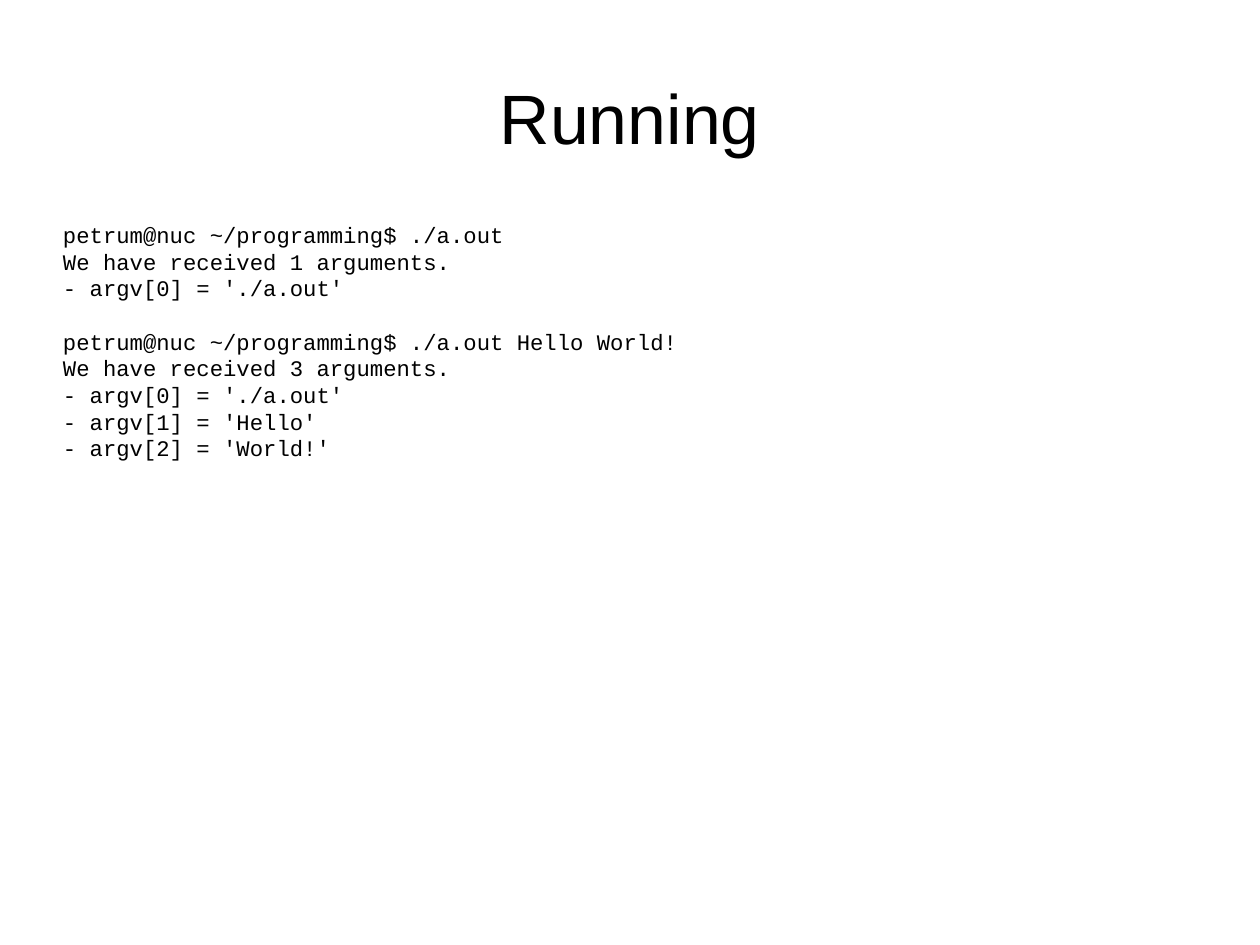
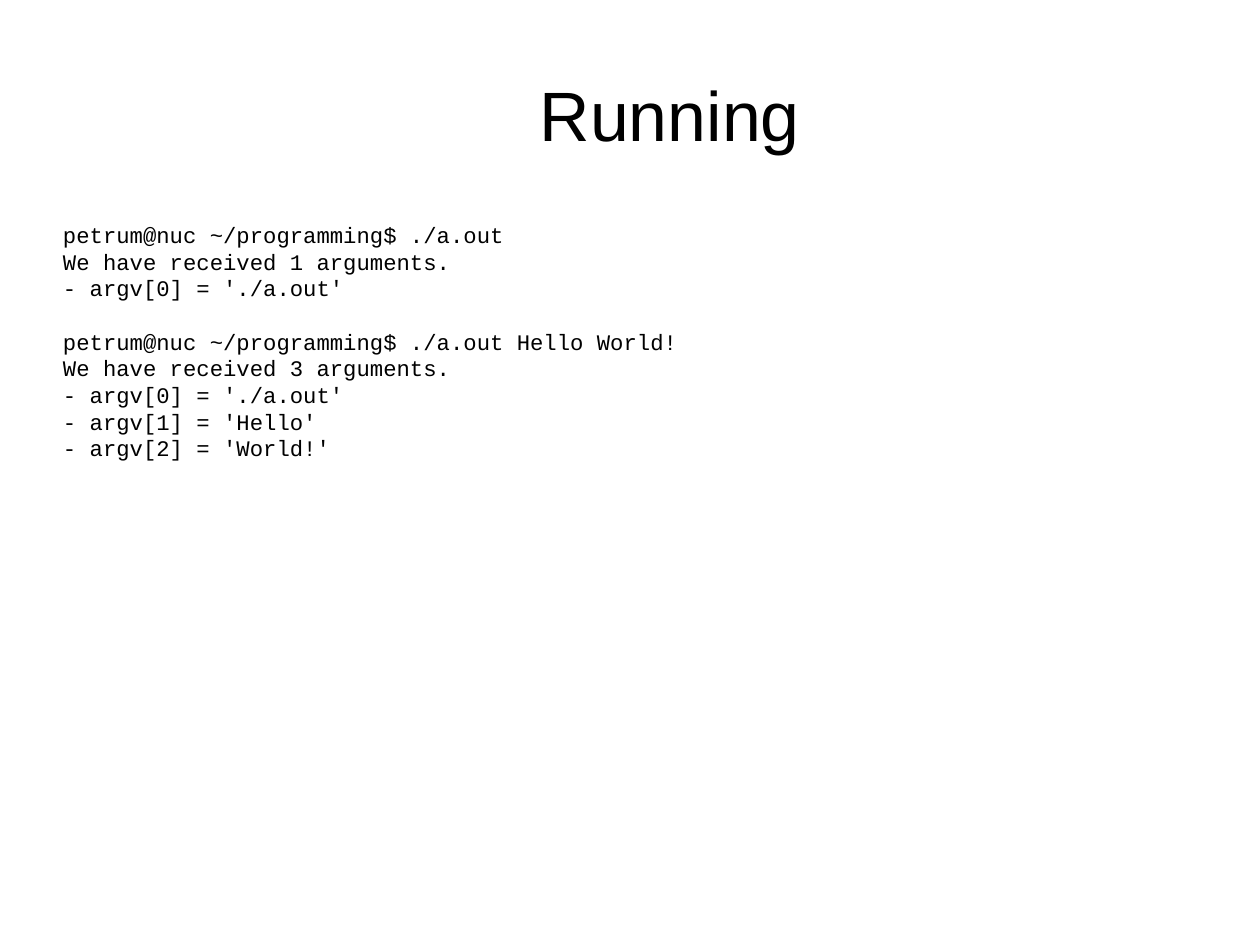
Before and after one commit to petrum/programming4kids, a slide deck: slide 3 of programming4kids.odp. Drawn at 1260x945 pixels with LibreOffice and Linux fonts; fonts in the diff are those of the drawing. Boxes give left, top, right and bottom in pixels: in the first picture for what was removed or moved away, otherwise in the second. Text is boxed around its words. In the diff, an @@ line names an element or a change of style, - is before the commit and + after.

```diff
--- a/programming4kids.odp
+++ b/programming4kids.odp
@@ title "Running" moved from (x1=500, y1=93, x2=760, y2=157) to (x1=540, y1=90, x2=800, y2=154) @@
```
Also in this commit, not shown: 1 other slide changed, 2 other files.
